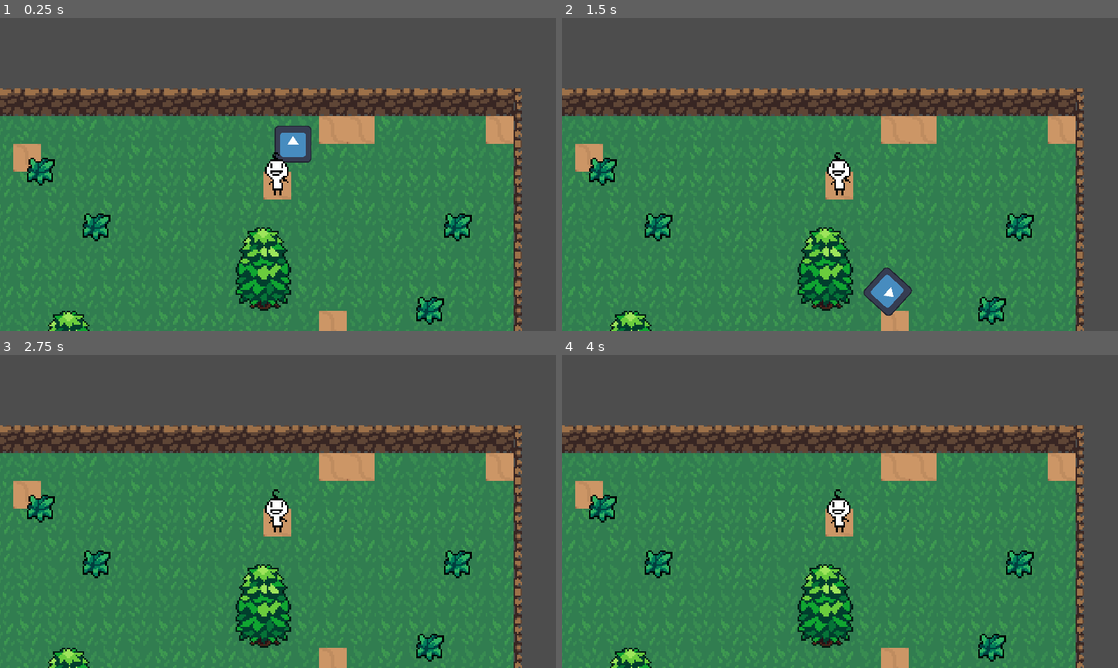
Above: before the commit, frames 1-4 (two rows, left to right).
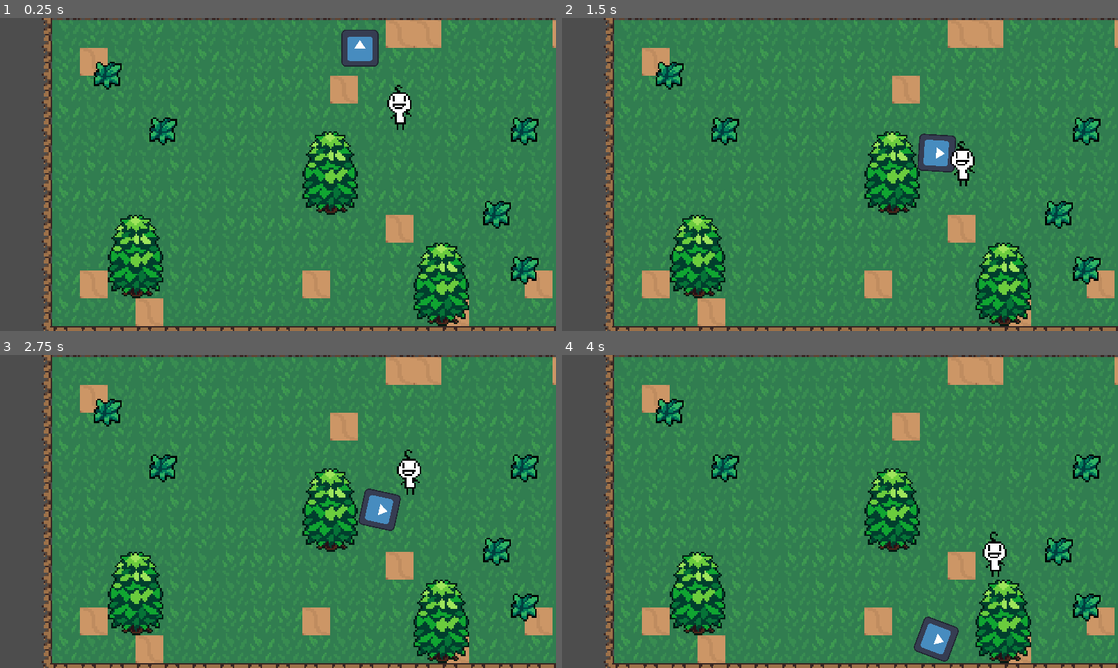
Above: after the commit, the same moments.

Repository: esp-ahz/demo
Game: Godot game, scene res://demo_map/demo_map.tscn
Two runs of this game, one before a commit and one after it. Both use one fixed random seed, a clock stepped at 60 frames per second and the inputs below. The engine's default icon, where the game draws it, is replaced by a stand-in: a white triangle on a blue panel in a dark square.
Inputs (mouse positions are in pixels of both pictures, inside the frame that each line leads up to):
- Up to frame 1 (0.25 s): no input
- Up to frame 2 (1.5 s): move the mouse to (962, 158) at 0.52 s; click (962, 158) at 0.67 s; move the mouse to (728, 190) at 1.27 s; click (728, 190) at 1.42 s
- Up to frame 3 (2.75 s): move the mouse to (333, 442) at 2.02 s; click (333, 442) at 2.17 s
- Up to frame 4 (4 s): move the mouse to (812, 574) at 2.77 s; click (812, 574) at 2.92 s; move the mouse to (1006, 558) at 3.52 s; click (1006, 558) at 3.67 s

The runs differ from the first frame. In frame 1, 60% of the frame differs, in the area x 0-100%, y 0-100%; in frame 2, 61%; in frame 3, 61%; in frame 4, 61%.

Commit message:
add charactor moving function

Diff:
--- a/demo_map/demo_map.tscn
+++ b/demo_map/demo_map.tscn
@@ -8,7 +8,7 @@
 [ext_resource type="Texture2D" uid="uid://b74khjkndvl4v" path="res://Shadows/MediumShadow.png" id="6_pjp36"]
 [ext_resource type="Texture2D" uid="uid://d0nipiwnu3gd8" path="res://Shadows/SmallShadow.png" id="7_ucudb"]
 [ext_resource type="Texture2D" uid="uid://co7cdy6r7gbv3" path="res://icon.svg" id="8_rijfc"]
-[ext_resource type="PackedScene" uid="uid://ckr5f1dlayii2" path="res://player_dummy.tscn" id="9_sxw15"]
+[ext_resource type="PackedScene" uid="uid://ckr5f1dlayii2" path="res://player_dummy/player_dummy.tscn" id="9_sxw15"]
 
 [sub_resource type="TileSetAtlasSource" id="TileSetAtlasSource_6ttqc"]
 texture = ExtResource("1_orohg")
@@ -274,6 +274,9 @@
 layer_2/z_index = 0
 layer_2/tile_data = PackedInt32Array()
 
+[node name="Camera2D" type="Camera2D" parent="."]
+position = Vector2(780, 533)
+
 [node name="RigidBody2D" type="RigidBody2D" parent="."]
 position = Vector2(1063, 69)
 metadata/_edit_group_ = true
@@ -286,4 +289,4 @@
 shape = SubResource("RectangleShape2D_t5air")
 
 [node name="CharacterBody2D" parent="." instance=ExtResource("9_sxw15")]
-position = Vector2(1013, 225)
+position = Vector2(144, 144)
--- /dev/null
+++ b/player_dummy/player_dummy.gd
@@ -0,0 +1,49 @@
+extends CharacterBody2D
+
+@onready var playerAni = $AnimatedSprite2D		#角色动画
+@export var speed = 400
+
+const SCALE = 96
+const POSITION_FIX_X = 48
+const POSITION_FIX_Y = 48
+var initPos = Vector2(12,3)
+var canMove = false
+var destination = Vector2(0, 0)
+
+# Called when the node enters the scene tree for the first time.
+func _ready():
+	initPos[0] = initPos[0] * SCALE + POSITION_FIX_X
+	initPos[1] = initPos[1] * SCALE + POSITION_FIX_Y
+	position = initPos
+	pass # Replace with function body.
+
+
+# Called every frame. 'delta' is the elapsed time since the previous frame.
+func _process(delta):
+	if canMove:
+		moveTo(destination)
+	pass
+
+func _input(event):
+	if event is InputEventMouseButton and event.button_index == MOUSE_BUTTON_LEFT and event.is_pressed():
+		destination[0] = floor(get_global_mouse_position()[0] / 96)
+		destination[1] = floor(get_global_mouse_position()[1] / 96)
+		canMove = true
+	pass
+
+func moveTo(destination):
+	var dest = Vector2(0, 0)
+	dest[0] = destination[0] * SCALE + POSITION_FIX_X
+	dest[1] = destination[1] * SCALE + POSITION_FIX_Y
+	velocity = position.direction_to(dest) * speed
+	if position.distance_to(dest) > 10:
+		move_and_slide()
+	else:
+		position = dest
+	pass
+
+func normalAtack():
+	pass
+
+func magic():
+	pass
--- a/player_dummy.tscn
+++ b/player_dummy/player_dummy.tscn
@@ -1,6 +1,7 @@
-[gd_scene load_steps=8 format=3 uid="uid://ckr5f1dlayii2"]
+[gd_scene load_steps=9 format=3 uid="uid://ckr5f1dlayii2"]
 
 [ext_resource type="Texture2D" uid="uid://byhnfcf35v2ga" path="res://Player/Sprite-0001.png" id="1_1fqkf"]
+[ext_resource type="Script" path="res://player_dummy/player_dummy.gd" id="1_o7eql"]
 
 [sub_resource type="AtlasTexture" id="AtlasTexture_8wpdt"]
 atlas = ExtResource("1_1fqkf")
@@ -43,10 +44,11 @@
 
 [node name="CharacterBody2D" type="CharacterBody2D"]
 z_index = 20
-scale = Vector2(2.5, 2.5)
+scale = Vector2(2.6, 2.6)
+script = ExtResource("1_o7eql")
 
 [node name="AnimatedSprite2D" type="AnimatedSprite2D" parent="."]
-position = Vector2(-3.75, -20)
+position = Vector2(-1.53846, -23.4615)
 scale = Vector2(2.5, 2.5)
 sprite_frames = SubResource("SpriteFrames_djm28")
 animation = &"new_animation_1"
@@ -55,10 +57,10 @@
 frame_progress = 1.0
 
 [node name="CollisionShape2D" type="CollisionShape2D" parent="."]
-position = Vector2(-1.2, -5.2)
+position = Vector2(-4.23516e-22, -1.69407e-21)
 scale = Vector2(2.5, 2.5)
 shape = SubResource("RectangleShape2D_qkqjq")
 
 [node name="Camera2D" type="Camera2D" parent="."]
-position = Vector2(-0.799995, -9.19999)
+position = Vector2(-3.55271e-15, -2.84217e-14)
 scale = Vector2(2.5, 2.5)
Not shown, added: .DS_Store
